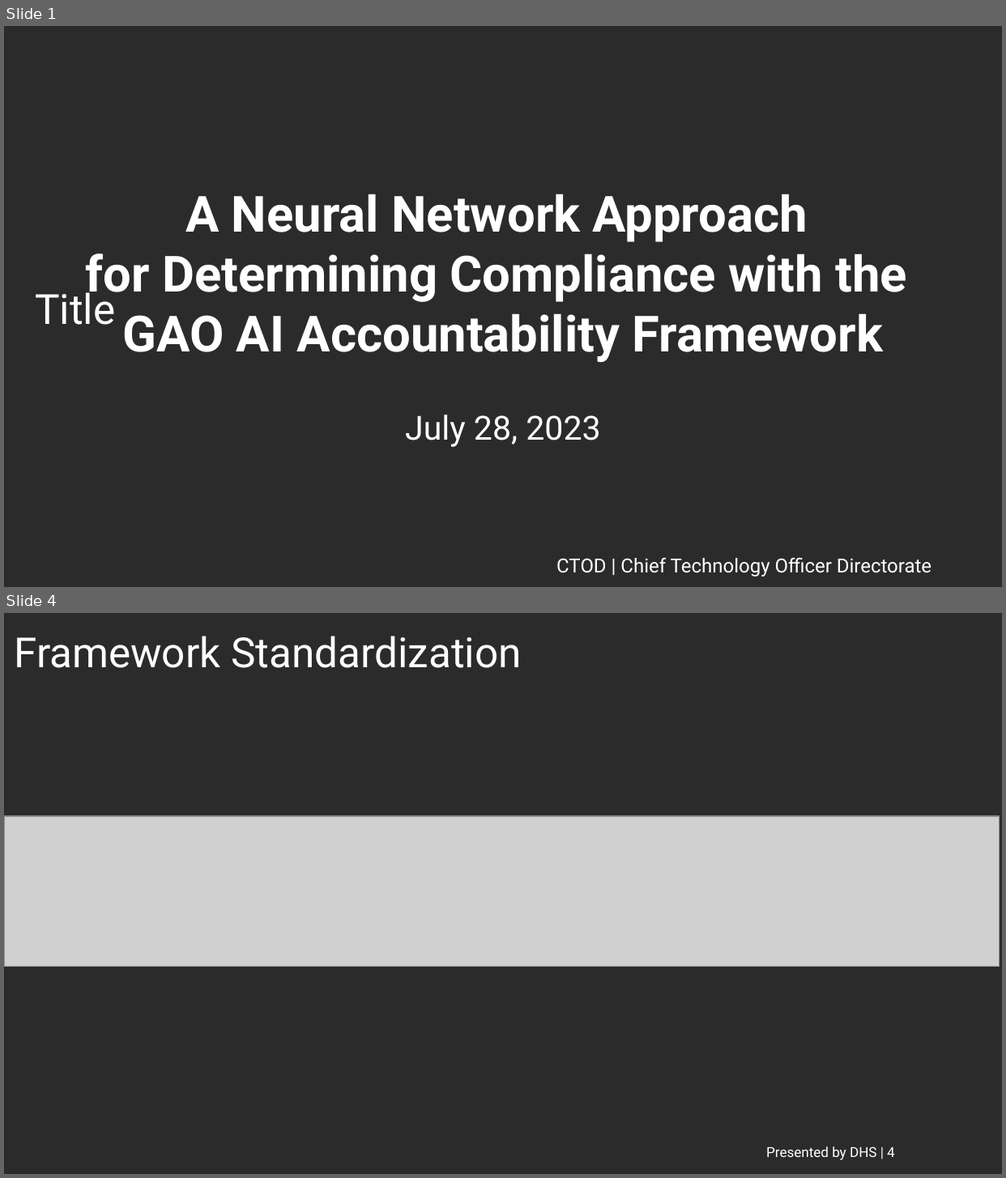
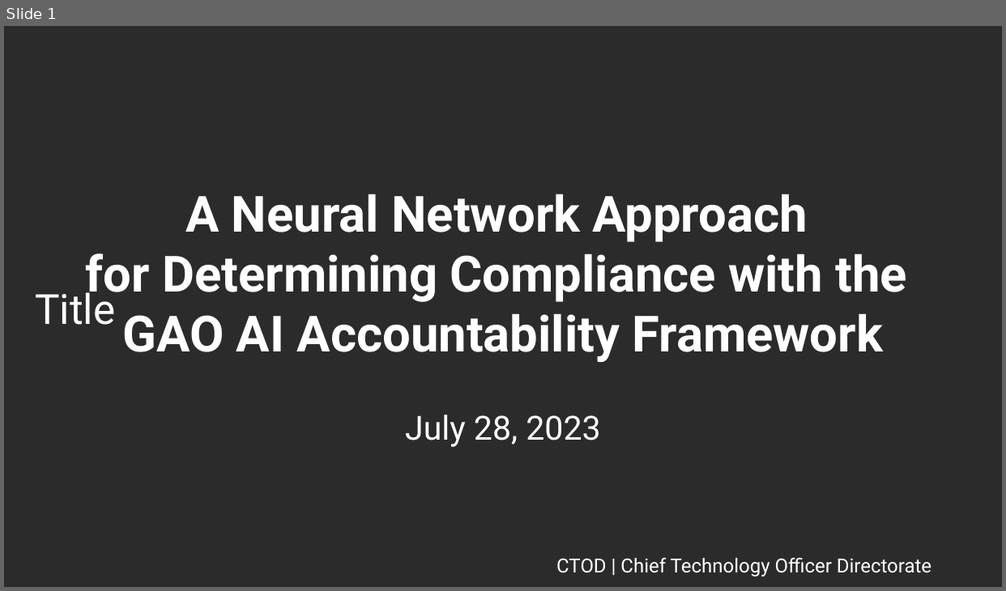
Before and after one commit to ethanmoscot/gao-ai, a slide deck: doc/gao_ai_proposal.pptx. Shown one above the other, each under a label of ours: slides 1 and 4 before the commit, slide 1 after it; the slides between them are not shown. The pictures are 1006x1178 and 1006x591 pixels, drawn with LibreOffice and Linux fonts; fonts in the diff are those of the drawing; grey boxes stand for pictures; background and template pictures are left out; a plain dark background stands for a picture behind light text. Boxes give left, top, right and bottom in pixels: in the first picture for what was removed or moved away, otherwise in the second. Text is boxed around its words. In the diff, an @@ line names an element or a change of style, - is before the commit and + after.

```diff
--- a/doc/gao_ai_proposal.pptx
+++ b/doc/gao_ai_proposal.pptx
@@ slide 4 removed at (4,613,1002,1174), background picture (left out) @@
@@ title removed at (14,636,522,668) @@
-Framework Standardization
@@ picture removed at (4,816,999,967) @@
@@ text removed at (766,1147,895,1161) @@
-Presented by DHS | 4
```
Also in this commit, not shown: 4 slides changed, 7 slides added, 2 other slides removed, 4 other files.
